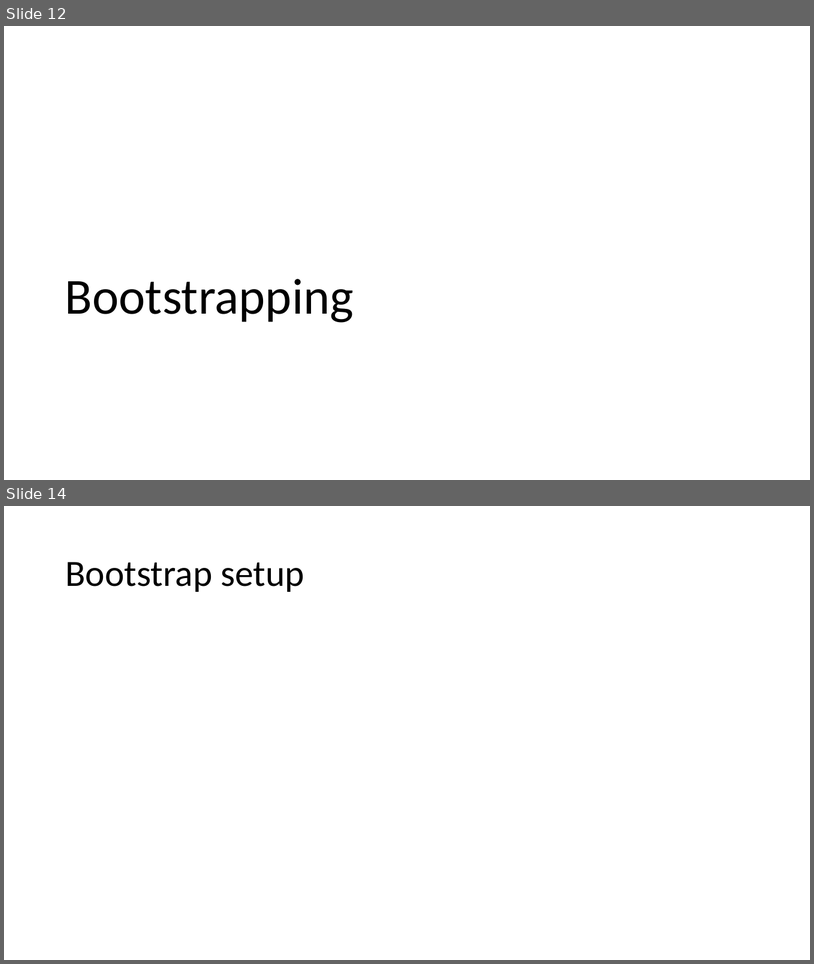
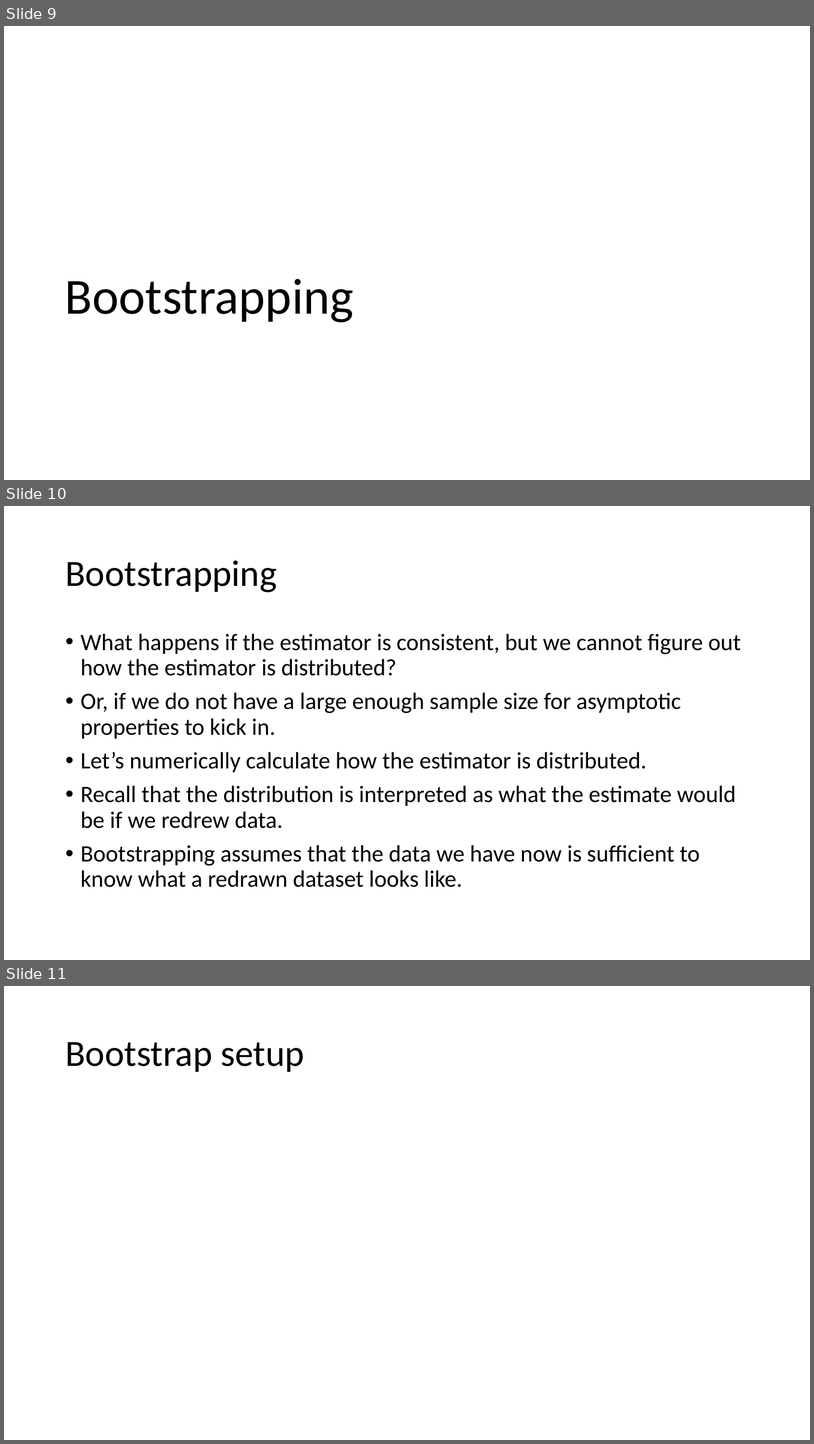
Before and after one commit to shoepaladin/causalinference_crashcourse, a slide deck: Powerpoints/3 Inference.pptx. Shown one above the other, each under a label of ours: slides 12 and 14 before the commit, slides 9, 10 and 11 after it; the slides between them are not shown. The pictures are 814x964 and 814x1444 pixels, drawn with LibreOffice and Linux fonts; fonts in the diff are those of the drawing; grey boxes stand for pictures. Boxes give left, top, right and bottom in pixels: in the first picture for what was removed or moved away, otherwise in the second. Text is boxed around its words. In the diff, an @@ line names an element or a change of style, - is before the commit and + after.

```diff
--- a/Powerpoints/3 Inference.pptx
+++ b/Powerpoints/3 Inference.pptx
@@ slide 10 added at bbox=[4, 506, 810, 960], background #FFFFFF @@
@@ title added at bbox=[65, 560, 277, 592], 44 pt, text #000000 @@
+Bootstrapping
@@ text added at bbox=[81, 633, 741, 887], 28 pt, text #000000 @@
+• What happens if the estimator is consistent, but we cannot figure out how the estimator is distributed?
+• Or, if we do not have a large enough sample size for asymptotic properties to kick in.
+• Let’s numerically calculate how the estimator is distributed.
+• Recall that the distribution is interpreted as what the estimate would be if we redrew data.
+• Bootstrapping assumes that the data we have now is sufficient to know what a redrawn dataset looks like.
@@ what was slide 12 is now slide 9 @@
@@ what was slide 14 is now slide 11 @@
```
Also in this commit, not shown: 1 slide changed, 2 other slides added, 1 slide removed, 6 other files.
